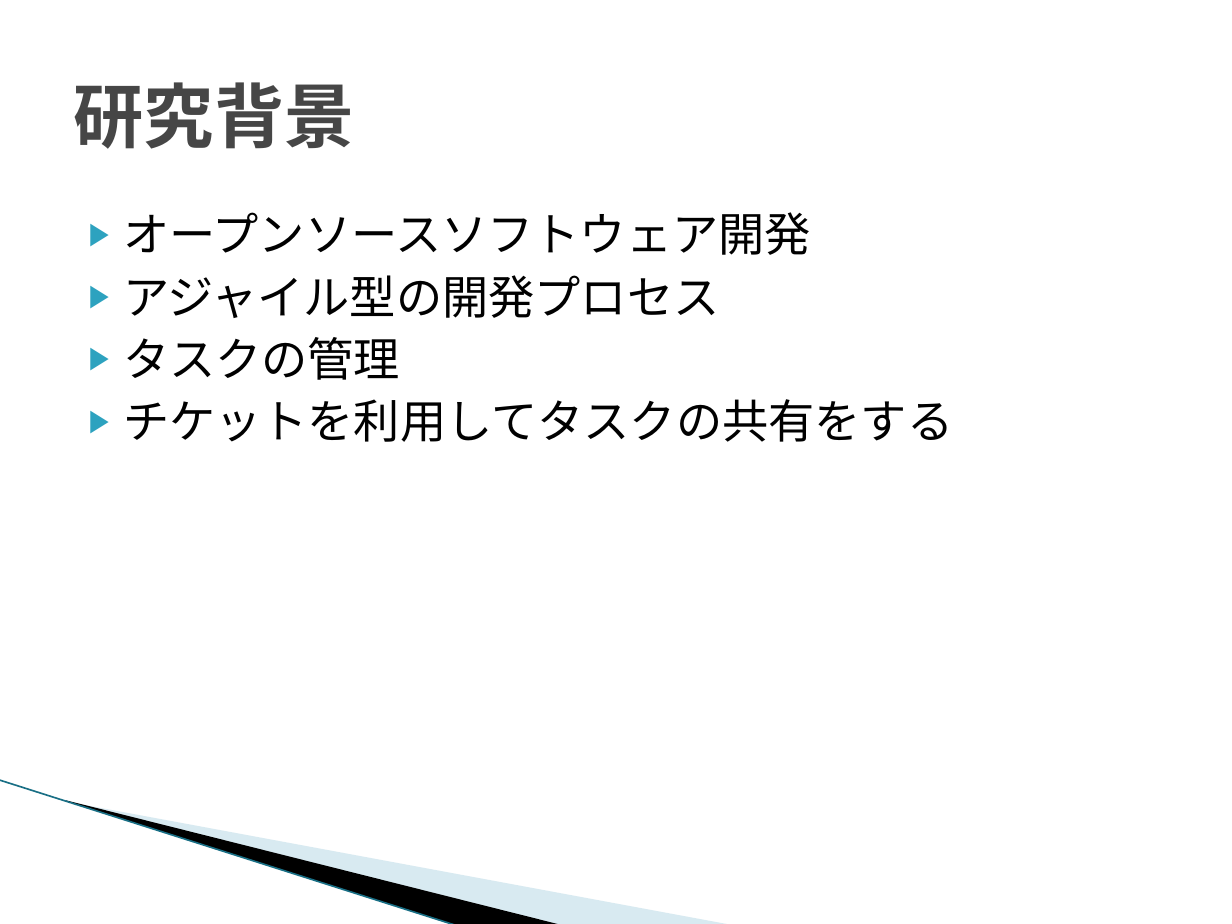
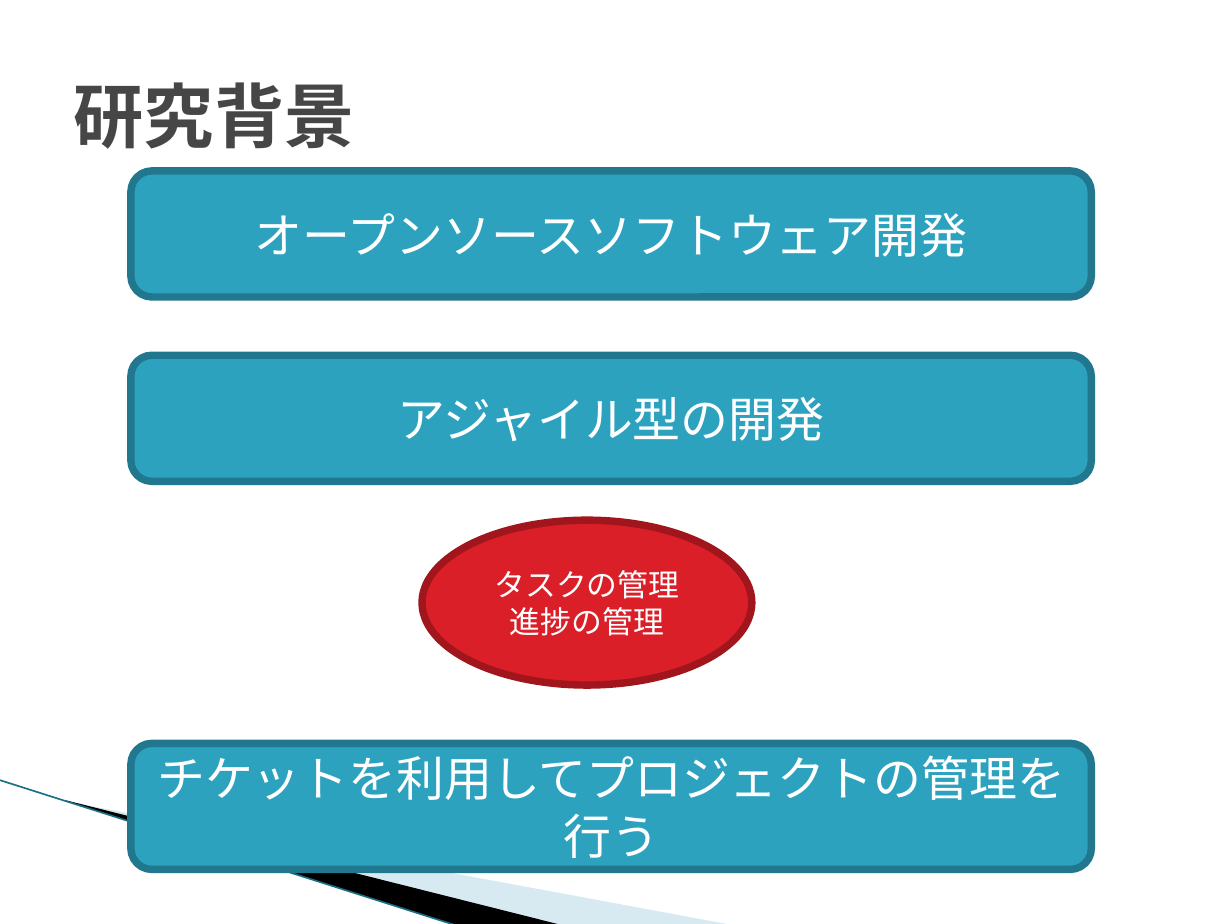
Before and after one commit to keimatsui/kadai, a slide deck: slide 3 of 卒業論文/2012/久保孝樹/最終発表/最終発表.pptx. Drawn at 1232x924 pixels with LibreOffice and Linux fonts; fonts in the diff are those of the drawing; background and template pictures are left out. Boxes give left, top, right and bottom in pixels: in the first picture for what was removed or moved away, otherwise in the second. Text is boxed around its words. In the diff, an @@ line names an element or a change of style, - is before the commit and + after.

Commit message:
パワポコミット

```diff
--- a/卒業論文/2012/久保孝樹/最終発表/最終発表.pptx
+++ b/卒業論文/2012/久保孝樹/最終発表/最終発表.pptx
@@ rounded rectangle added at <box>131,171,1092,297</box>, fill #2DA2BF, outline #21788D 4.33 pt, 28 pt, text #FFFFFF @@
+オープンソースソフトウェア開発
@@ text removed at <box>123,212,953,442</box> @@
-▶ オープンソースソフトウェア開発
-▶ アジャイル型の開発プロセス
-▶ タスクの管理
-▶ チケットを利用してタスクの共有をする
@@ rounded rectangle added at <box>131,355,1092,480</box>, fill #2DA2BF, outline #21788D 4.33 pt, 28 pt, text #FFFFFF @@
+アジャイル型の開発
@@ ellipse added at <box>423,520,753,685</box>, fill #DA1F28, outline #A1171E 4.33 pt, 18 pt, text #FFFFFF @@
+タスクの管理
+進捗の管理
@@ rounded rectangle added at <box>131,743,1092,869</box>, fill #2DA2BF, outline #21788D 4.33 pt, 28 pt, text #FFFFFF @@
+チケットを利用してプロジェクトの管理を行う
```
Also in this commit, not shown: 4 other slides changed.
